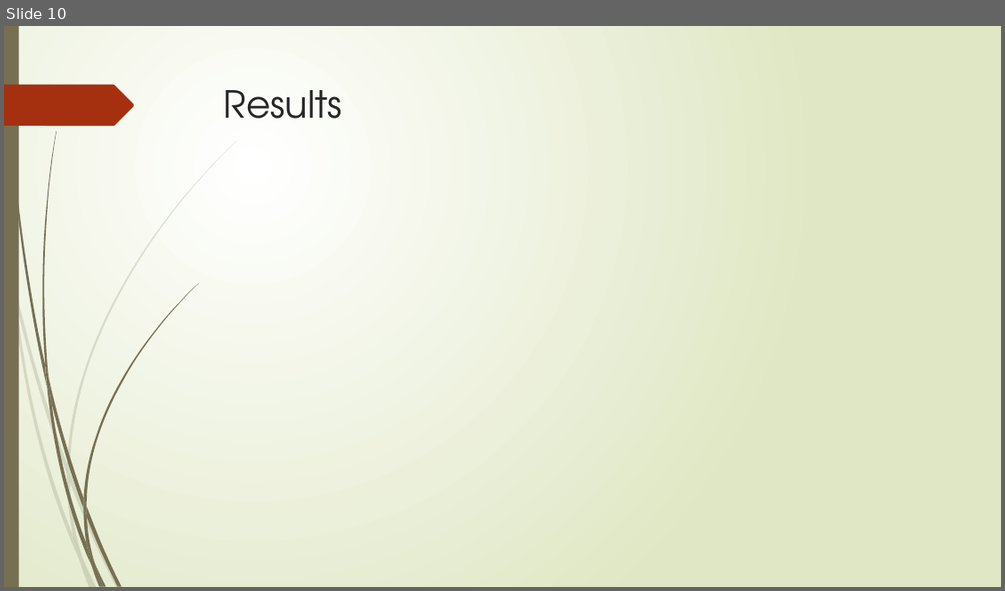
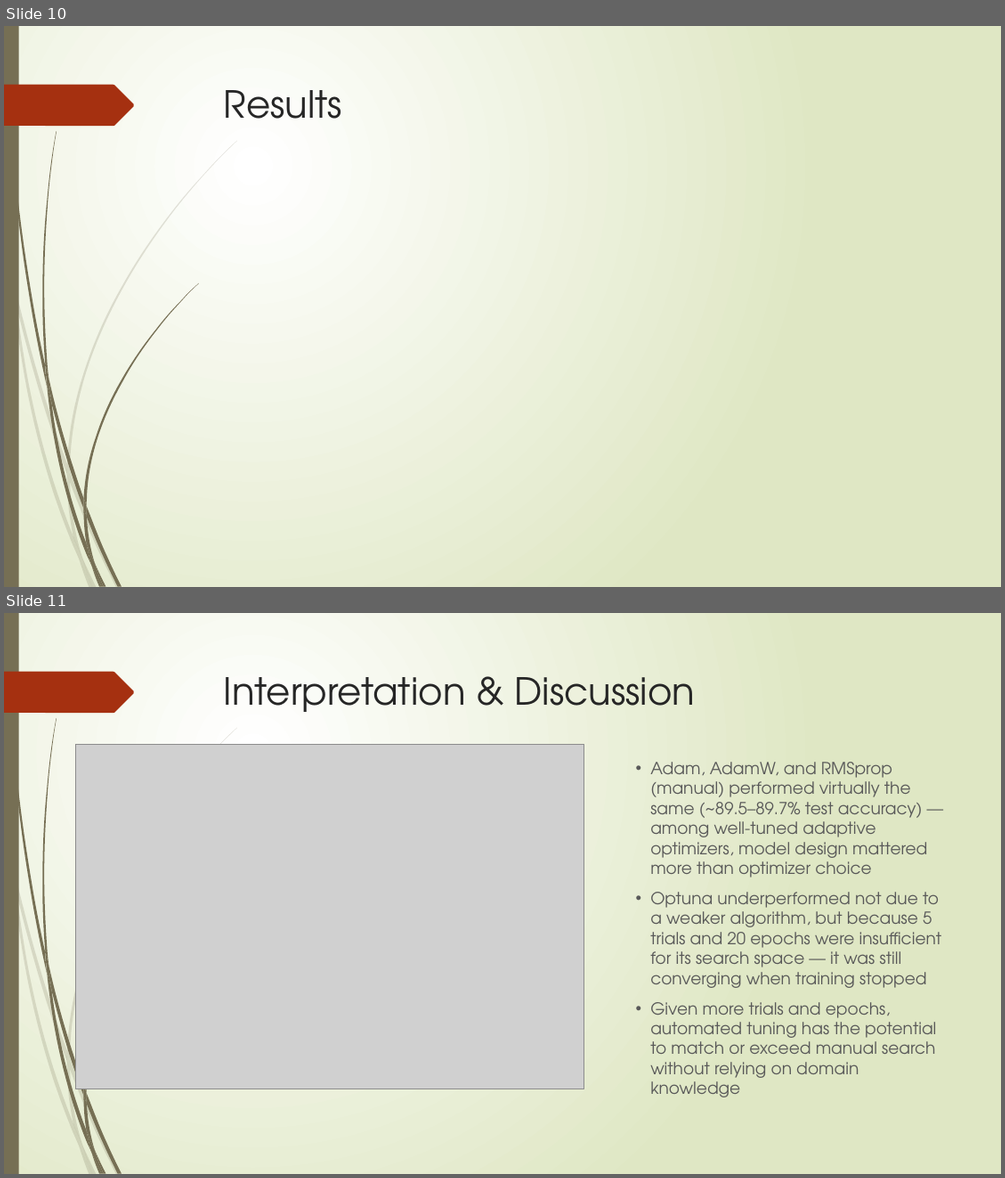
Before and after one commit to yaofu-yang/aigc-5500-midterm-project, a slide deck: slides/midterm-slides.pptx. Shown one above the other, each under a label of ours: slide 10 before the commit, slides 10 and 11 after it. The pictures are 1005x591 and 1005x1178 pixels, drawn with LibreOffice and Linux fonts; fonts in the diff are those of the drawing; grey boxes stand for pictures. Boxes give left, top, right and bottom in pixels: in the first picture for what was removed or moved away, otherwise in the second. Text is boxed around its words. In the diff, an @@ line names an element or a change of style, - is before the commit and + after.

Commit message:
Adds Presentation Slides for Andy
Adds presentation slides for the introduction, Dataset, Model Architecture,
Limitations and Next Steps, References, and Questions.

```diff
--- a/slides/midterm-slides.pptx
+++ b/slides/midterm-slides.pptx
@@ slide 11 added at [4,613,1001,1174], background gradient #FFFFFF to #DFE8C4; not listed: 24 template elements that a slide beside it also shows @@
@@ title added at [224,677,696,712], 36 pt, text #262626 @@
+Interpretation & Discussion
@@ picture added at [76,744,584,1088] @@
@@ text added at [650,762,942,1097], 16 pt, text #595959 @@
+• Adam, AdamW, and RMSprop (manual) performed virtually the same (~89.5–89.7% test accuracy) — among well-tuned adaptive optimizers, model design mattered more than optimizer choice
+• Optuna underperformed not due to a weaker algorithm, but because 5 trials and 20 epochs were insufficient for its search space — it was still converging when training stopped
+• Given more trials and epochs, automated tuning has the potential to match or exceed manual search without relying on domain knowledge
```
Also in this commit, not shown: 2 slides changed, 5 other slides added, 5 slides removed, 1 other file.
